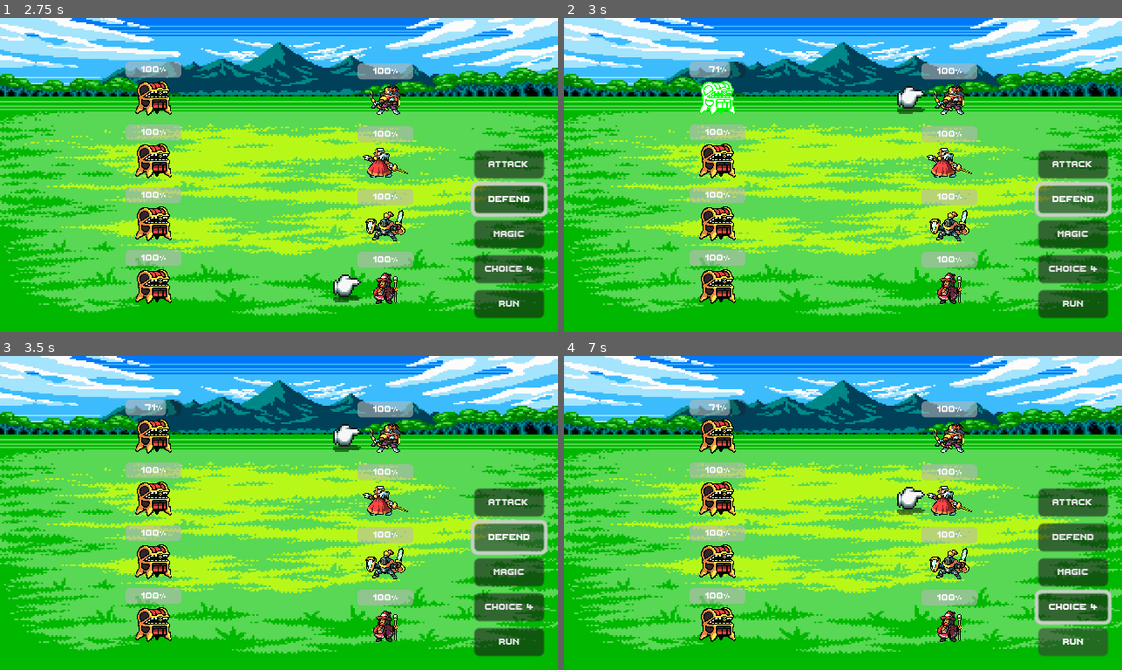
Above: before the commit, frames 1-4 (two rows, left to right).
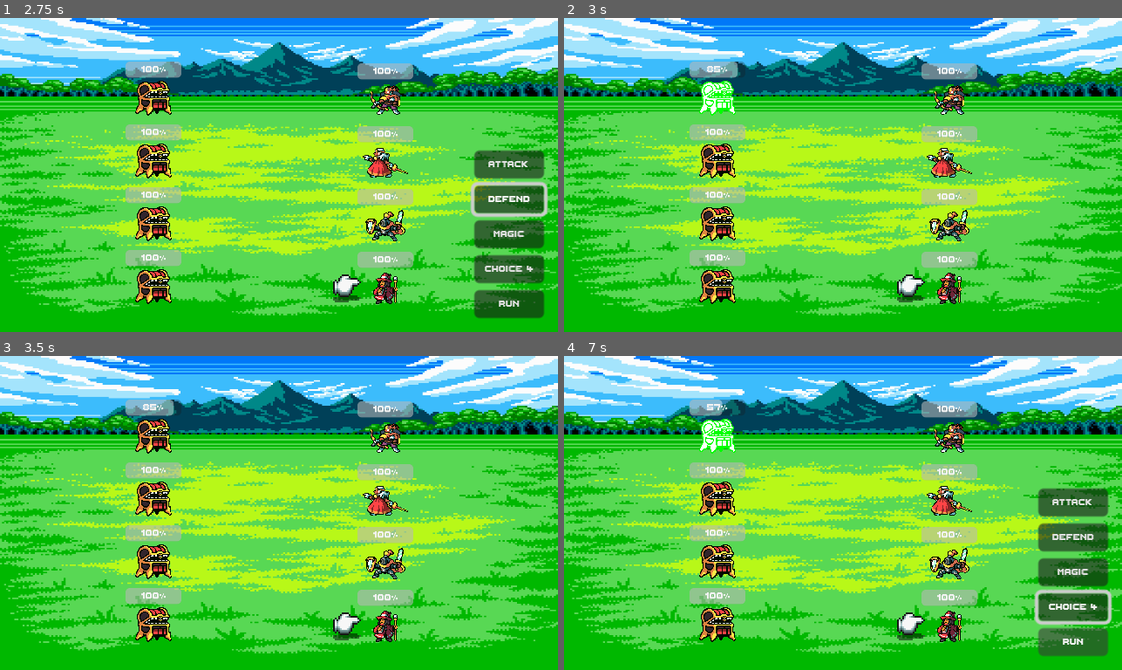
Above: after the commit, the same moments.

Repository: waleedlugod/jrpg
Game: Godot game, scene res://scenes/battle_scene.tscn
The game is run twice, just before and just after one commit, with the same random seed, the same clock (stepped at 60 frames per second) and the same inputs.
Inputs (mouse positions are in pixels of both pictures, inside the frame that each line leads up to):
- Up to frame 1 (2.75 s): click "Attack" at 0.5 s; tap Enter (ui_accept) at 1.25, 1.52, 2, 2.27 s; hold Up (ui_up) 1.28-2.03 s; hold Down (ui_down) from 2.03 s (still down)
- Up to frame 2 (3 s): release Down (ui_down) at 2.75 s; click "Defend" at 2.75 s
- Up to frame 3 (3.5 s): no input
- Up to frame 4 (7 s): click (1071, 572) at 3.5 s, where only the run before the commit has a clickable "Magic"; tap Enter (ui_accept) at 4.25, 6.5, 6.77 s; hold Up (ui_up) 4.28-5 s; click "Choice 4" at 5 s; click "Run" at 5.75 s; hold Up (ui_up) from 6.53 s (still down)

Frame 1 is identical in both runs. In frame 2, 7.0% of the frame differs, in the area x 25-99%, y 13-96%; in frame 3, 7.0%; in frame 4, 1.3%.

Commit message:
add wait timer for animations

Diff:
--- a/scripts/battle_scene.gd
+++ b/scripts/battle_scene.gd
@@ -60,20 +60,26 @@
 
 
 func start_battle_sequence():
+	action_choice.hide()
 	for action in action_queue:
 		print(action)
 		match action.chosen_action:
 			"attack": enemies[action.target].take_damage(1)
 			"defend": players[action.target].is_defending = true
 			"magic": enemies[action.target].take_damage(rng.randi_range(1, 5))
+		await get_tree().create_timer(1).timeout
+
+	end_battle_sequence()
+
+func end_battle_sequence():
 	is_battling = false
 	current_player = 0
 	playerGroup._reset_defend()
 	action_queue.clear()
+	show_choice()
 
 func generate_enemy_actions():
 	pass
-
 
 func show_choice():
 	action_choice.show()
